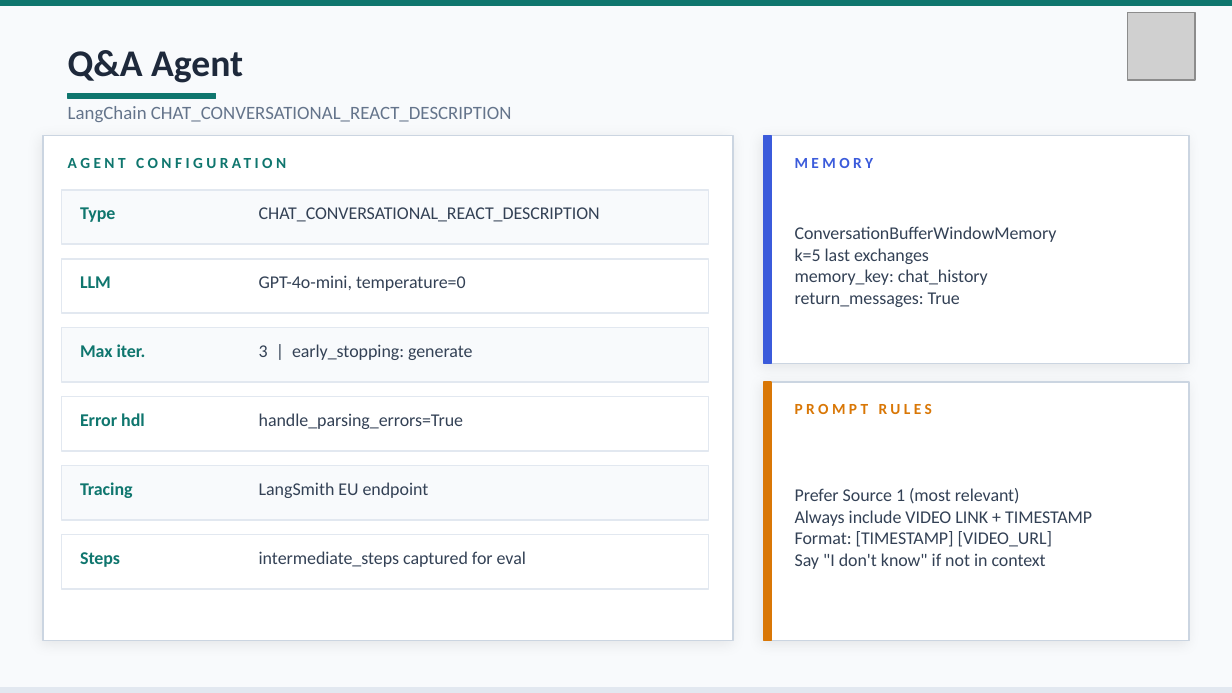
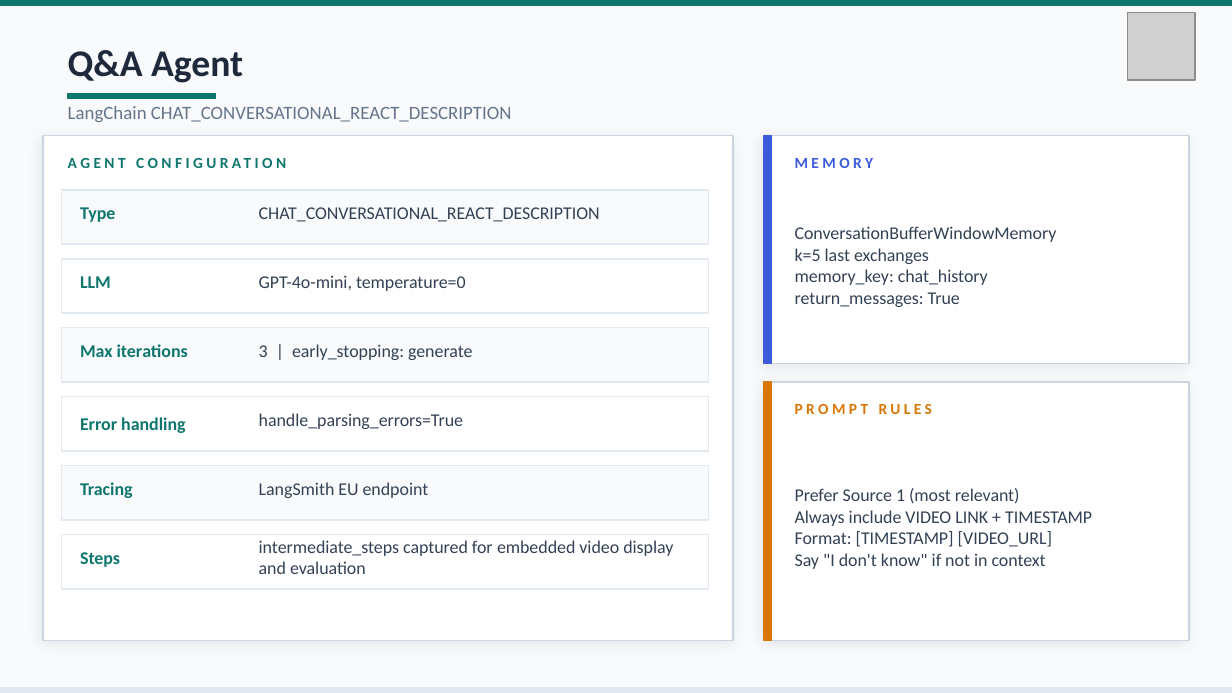
Before and after one commit to biancaene/ironhack_project_chatbot, a slide deck: slide 5 of presentation/presentation_youtube_qa_chatbot.pptx. Drawn at 1232x693 pixels with LibreOffice and Linux fonts; fonts in the diff are those of the drawing; grey boxes stand for pictures. Boxes give left, top, right and bottom in pixels: in the first picture for what was removed or moved away, otherwise in the second. Text is boxed around its words. In the diff, an @@ line names an element or a change of style, - is before the commit and + after.

```diff
--- a/presentation/presentation_youtube_qa_chatbot.pptx
+++ b/presentation/presentation_youtube_qa_chatbot.pptx
@@ text at (80, 344, 188, 357): text changed @@
-Max iter.
+Max iterations
@@ text at (80, 417, 185, 433): text changed @@
-Error hdl
+Error handling
@@ text at (259, 540, 673, 574): text changed @@
-intermediate_steps captured for eval
+intermediate_steps captured for embedded video display and evaluation
```
Also in this commit, not shown: 6 other slides changed.
